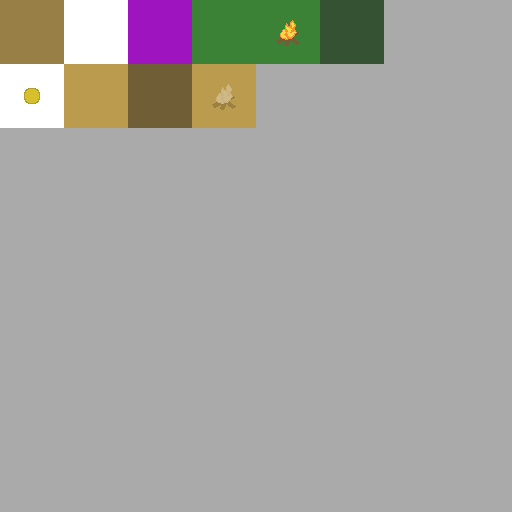
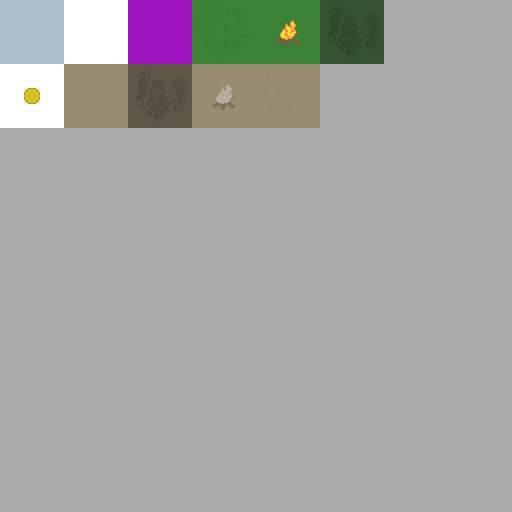
Two versions of the same layered image (512x512). Layer-by-layer changes:
added layer "Layer" (color burn, 13%) above "steps.png" over [136,4,380,123]
painted on "steps.png" over [0,0,320,128]
